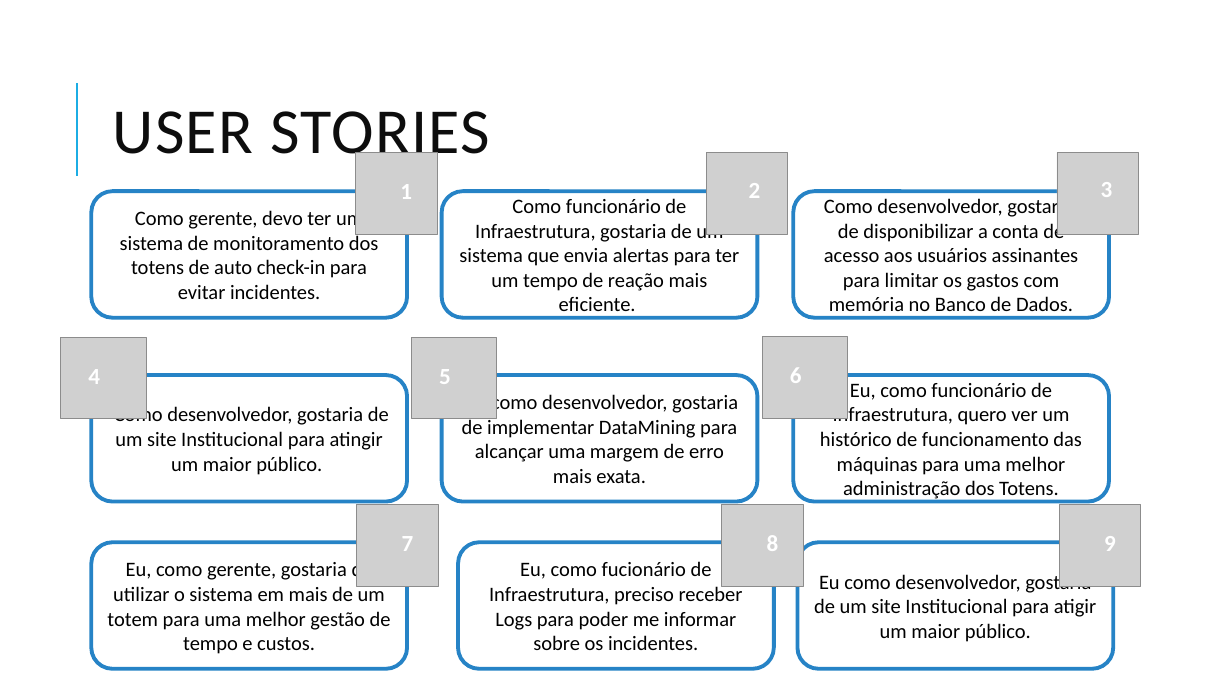
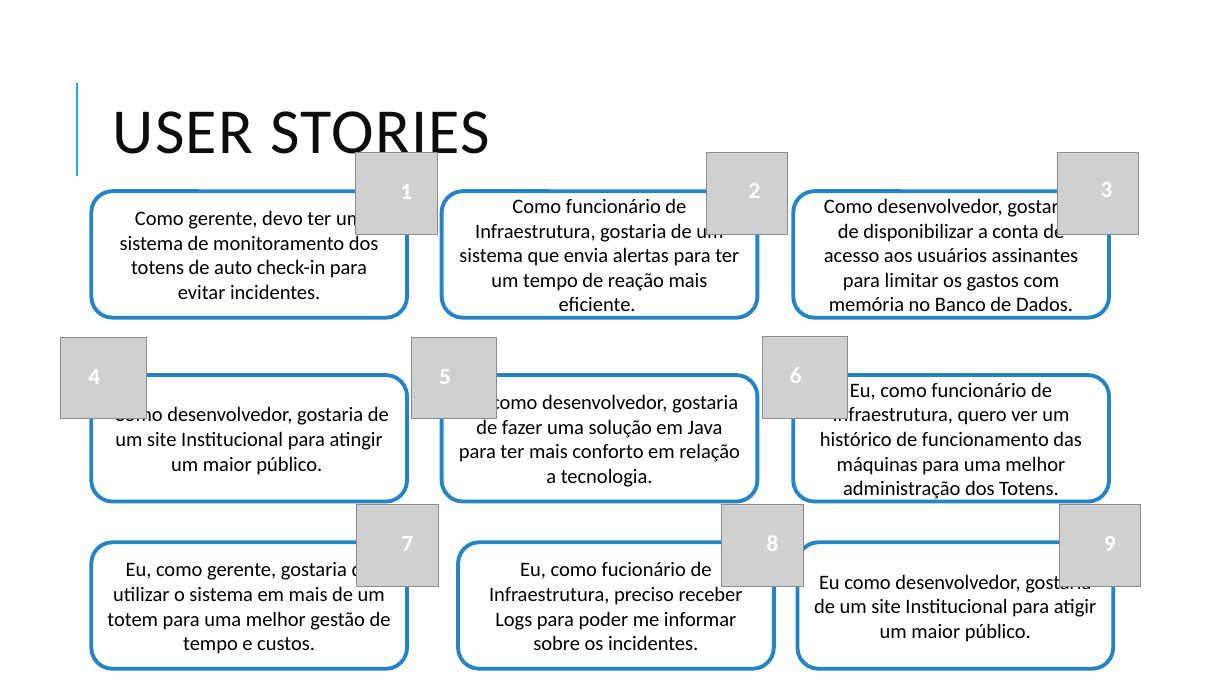
Before and after one commit to viihsales/totem-monitoring, a slide deck: slide 3 of documentacao/powerPoint/totem_MonitoringSprint2.pptx. Drawn at 1232x693 pixels with LibreOffice and Linux fonts; fonts in the diff are those of the drawing; grey boxes stand for pictures. Boxes give left, top, right and bottom in pixels: in the first picture for what was removed or moved away, otherwise in the second. Text is boxed around its words. In the diff, an @@ line names an element or a change of style, - is before the commit and + after.

```diff
--- a/documentacao/powerPoint/totem_MonitoringSprint2.pptx
+++ b/documentacao/powerPoint/totem_MonitoringSprint2.pptx
@@ text in rounded rectangle at [459,392,740,487]: text changed @@
-Eu, como desenvolvedor, gostaria de implementar DataMining para alcançar uma margem de erro mais exata.
+Eu, como desenvolvedor, gostaria de fazer uma solução em Java para ter mais conforto em relação a tecnologia.
```
Also in this commit, not shown: 2 other slides changed, 3 slides added.
